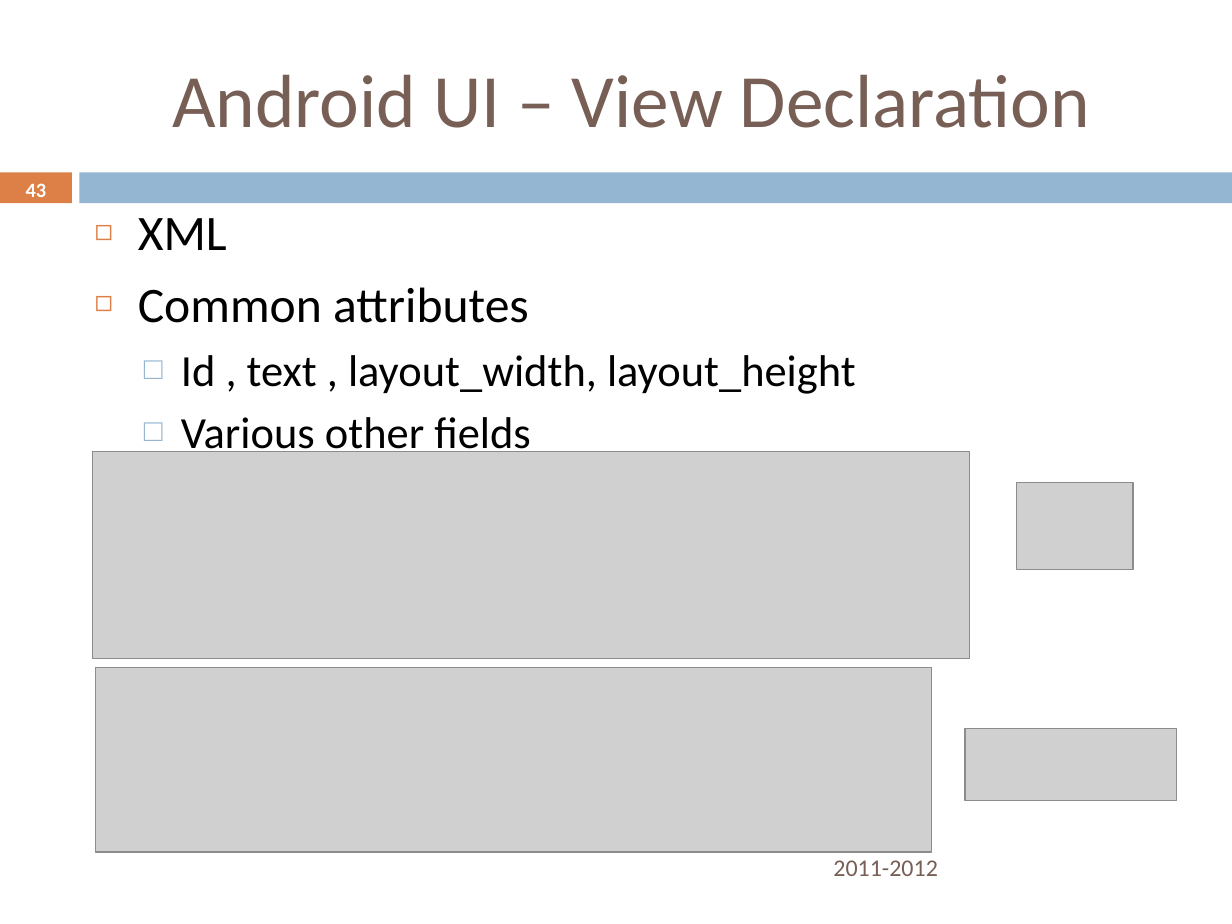
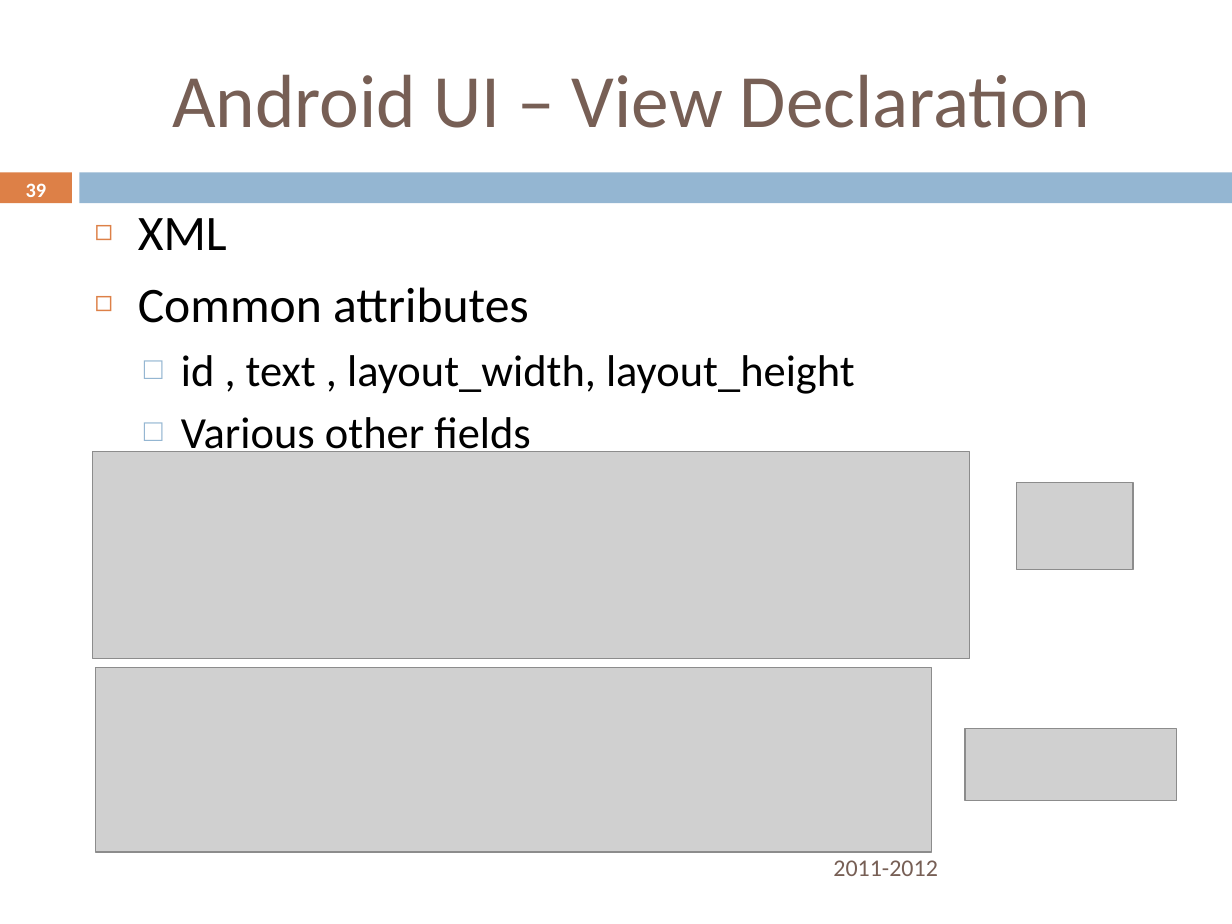
Before and after one commit to rominirani/Nitrodroid-2012-Android101-Workshop, a slide deck: slide 39 of presentation/AndroidDeveloper101Workshop-October6-Nitrodroid-2012-MindStormSoftware.pptx (slide 43 before the commit). Drawn at 1232x924 pixels with LibreOffice and Linux fonts; fonts in the diff are those of the drawing; grey boxes stand for pictures; background and template pictures are left out. Boxes give left, top, right and bottom in pixels: in the first picture for what was removed or moved away, otherwise in the second. Text is boxed around its words. In the diff, an @@ line names an element or a change of style, - is before the commit and + after.

```diff
--- a/presentation/AndroidDeveloper101Workshop-October6-Nitrodroid-2012-MindStormSoftware.pptx
+++ b/presentation/AndroidDeveloper101Workshop-October6-Nitrodroid-2012-MindStormSoftware.pptx
@@ page number at (26, 183, 47, 197): text changed @@
-43
+39
@@ text at (181, 355, 855, 394): text changed @@
-  □ Id , text , layout_width, layout_height
+  □ id , text , layout_width, layout_height
```
Also in this commit, not shown: 5 other slides changed, 13 slides removed, 1 other file.
